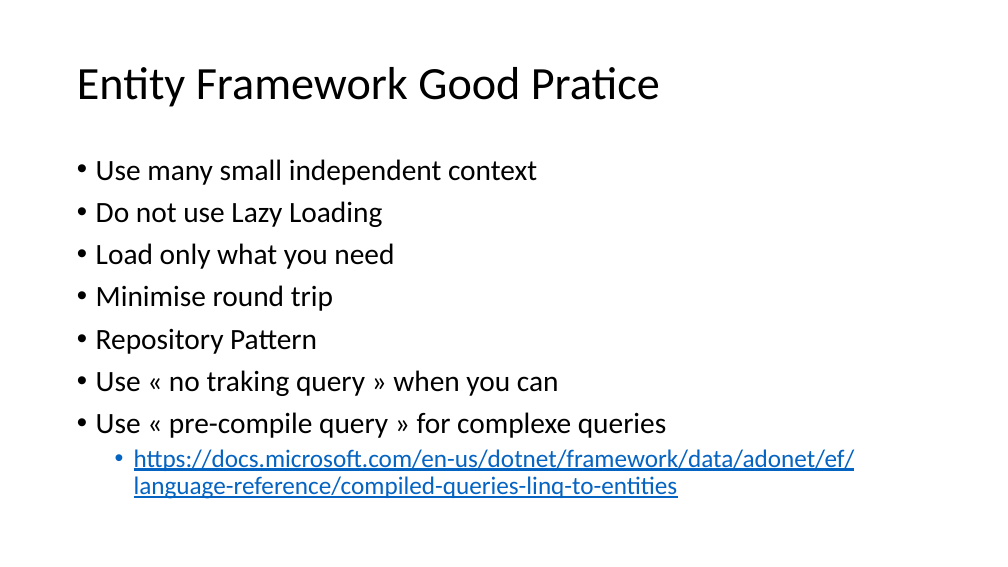
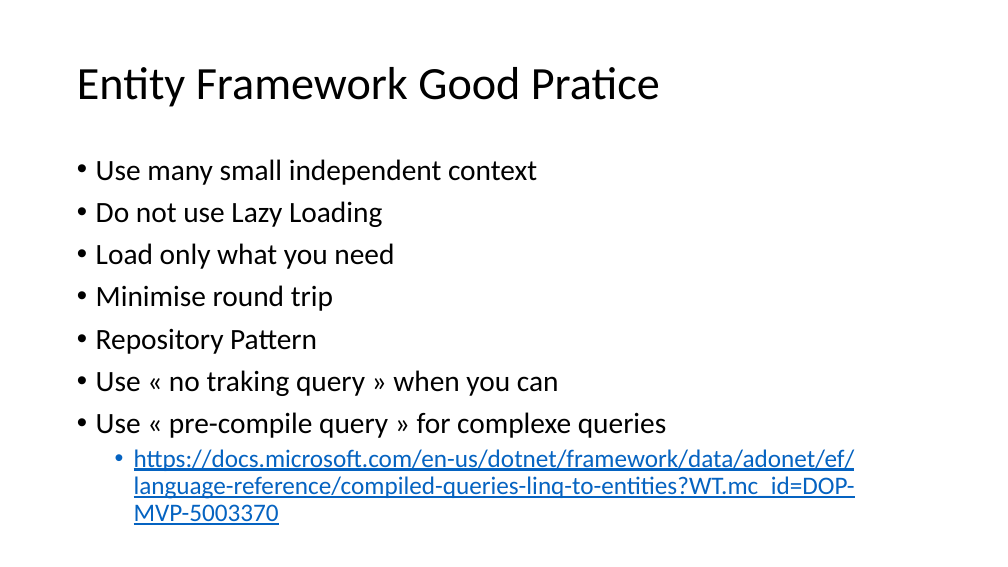
Before and after one commit to guillaume-chervet/course.dotnet, a slide deck: slide 152 of documentations/dotnet.pptx. Drawn at 1008x567 pixels with LibreOffice and Linux fonts; fonts in the diff are those of the drawing. Boxes give left, top, right and bottom in pixels: in the first picture for what was removed or moved away, otherwise in the second. Text is boxed around its words. In the diff, an @@ line names an element or a change of style, - is before the commit and + after.

```diff
--- a/documentations/dotnet.pptx
+++ b/documentations/dotnet.pptx
@@ text at (134,449,855,525): text changed @@
-  • https://docs.microsoft.com/en-us/dotnet/framework/data/adonet/ef/language-reference/compiled-queries-linq-to-entities
+  • https://docs.microsoft.com/en-us/dotnet/framework/data/adonet/ef/language-reference/compiled-queries-linq-to-entities?WT.mc_id=DOP-MVP-5003370
```
Also in this commit, not shown: 17 other slides changed.
